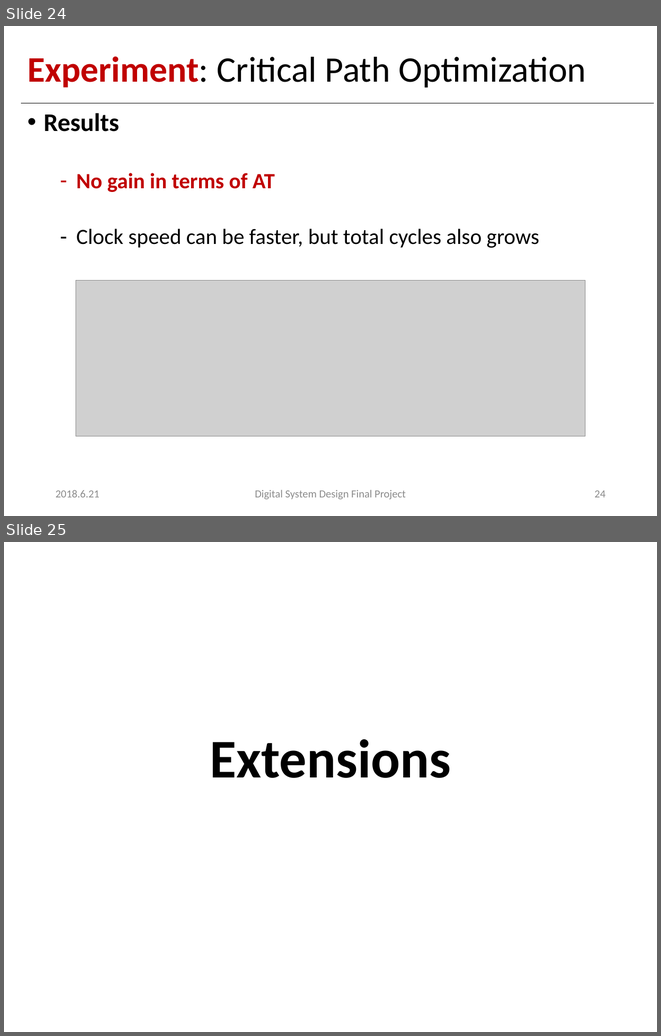
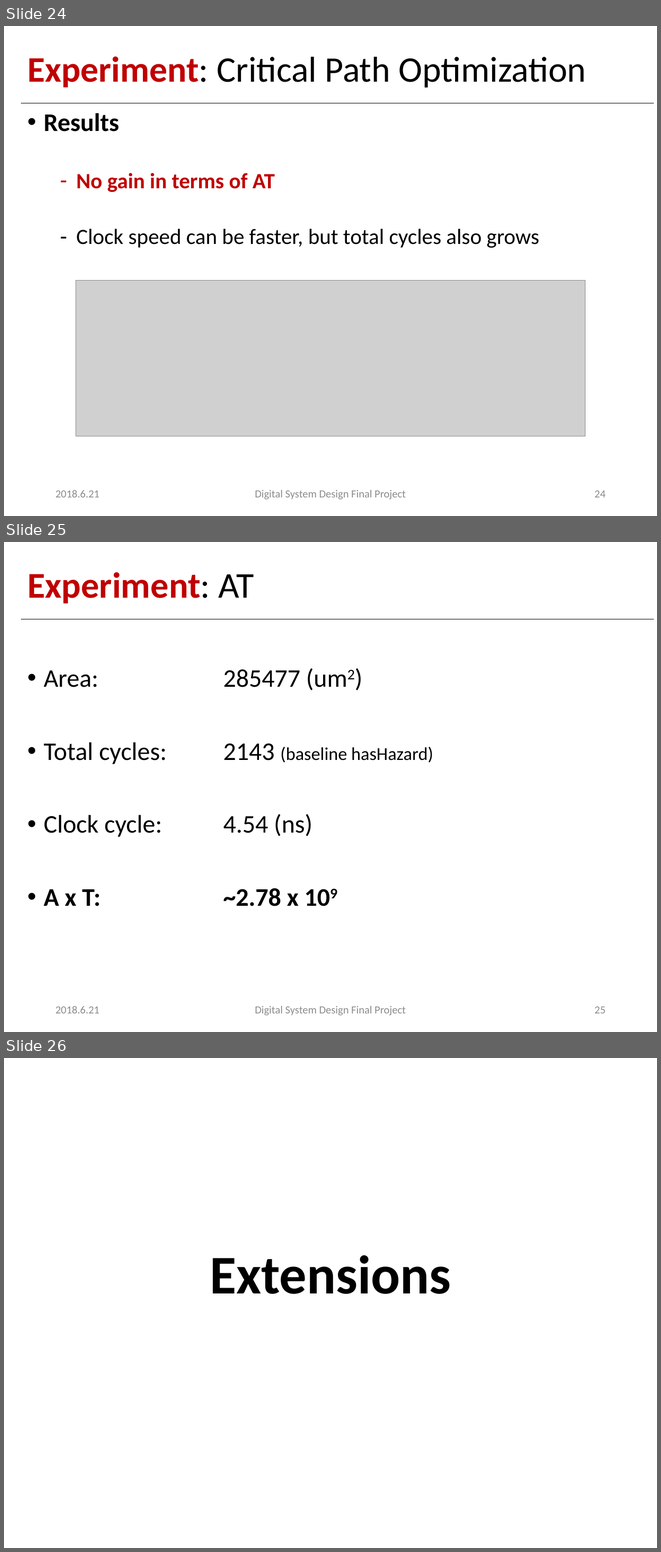
Before and after one commit to victoresque/DSD, a slide deck: Final/presentation.pptx. Shown one above the other, each under a label of ours: slides 24 and 25 before the commit, slides 24, 25 and 26 after it. The pictures are 661x1036 and 661x1552 pixels, drawn with LibreOffice and Linux fonts; fonts in the diff are those of the drawing; grey boxes stand for pictures. Boxes give left, top, right and bottom in pixels: in the first picture for what was removed or moved away, otherwise in the second. Text is boxed around its words. In the diff, an @@ line names an element or a change of style, - is before the commit and + after.

```diff
--- a/Final/presentation.pptx
+++ b/Final/presentation.pptx
@@ slide 25 added at (4, 542, 657, 1032), background #FFFFFF; not listed: 1 template element that a slide beside it also shows @@
@@ title added at (27, 572, 254, 603), 40 pt, text #C00000, bold @@
+Experiment: AT
@@ text added at (44, 669, 433, 906), 28 pt, text #000000 @@
+• Area: 285477 (um2)
+• Total cycles: 2143 (baseline hasHazard)
+• Clock cycle: 4.54 (ns)
+• A x T: ~2.78 x 109
@@ text added at (55, 1006, 99, 1013), 12 pt, text #8C8C8C @@
+2018.6.21
@@ text added at (255, 1006, 406, 1015), 12 pt, text #8C8C8C @@
+Digital System Design Final Project
@@ page number added at (594, 1006, 606, 1013), 12 pt, text #8C8C8C @@
+25
@@ what was slide 25 is now slide 26 @@
```
Also in this commit, not shown: 2 slides changed, 35 other files.
